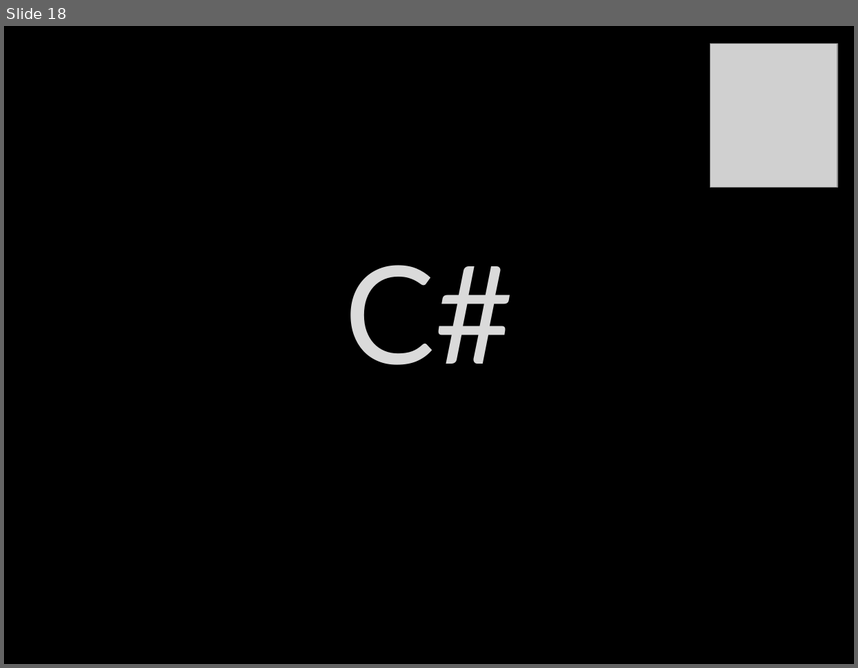
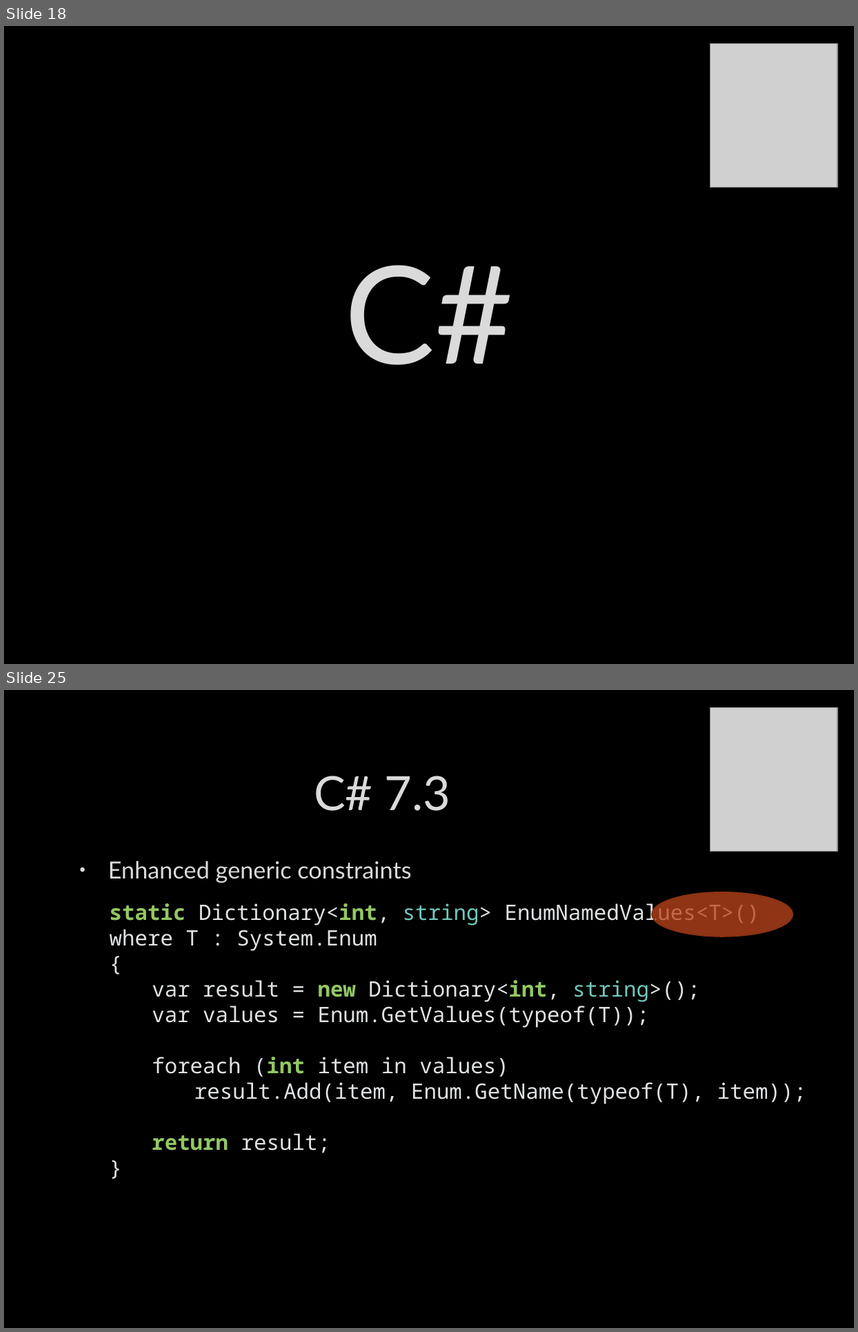
Before and after one commit to itenium-be/CSharp-JavaScript-New-Features, a slide deck: Slides.pptx. Shown one above the other, each under a label of ours: slide 18 before the commit, slides 18 and 25 after it; the slides between them are not shown. The pictures are 858x668 and 858x1332 pixels, drawn with LibreOffice and Linux fonts; fonts in the diff are those of the drawing; grey boxes stand for pictures; background and template pictures are left out. Boxes give left, top, right and bottom in pixels: in the first picture for what was removed or moved away, otherwise in the second. Text is boxed around its words. In the diff, an @@ line names an element or a change of style, - is before the commit and + after.

```diff
--- a/Slides.pptx
+++ b/Slides.pptx
@@ slide 25 added at (4,690,854,1328), background picture (left out) @@
@@ picture added at (711,708,838,851) @@
@@ title added at (314,776,450,811), 40 pt, text #DADADA @@
+C# 7.3
@@ text added at (108,860,411,883), 20 pt, text #DADADA @@
+• Enhanced generic constraints
@@ ellipse added at (652,892,792,936), fill #BC451B at 76% opacity, outline #8B3314 1.25 pt @@
@@ text added at (110,900,806,1153), 18 pt, text #E0E2E4 @@
+static Dictionary<int, string> EnumNamedValues<T>() where T : System.Enum
+{
+var result = new Dictionary<int, string>();
+var values = Enum.GetValues(typeof(T));
+foreach (int item in values)
+result.Add(item, Enum.GetName(typeof(T), item));
+return result;
+}
```
Also in this commit, not shown: 2 slides changed, 15 other slides added, 2 slides removed, 4 other files.
